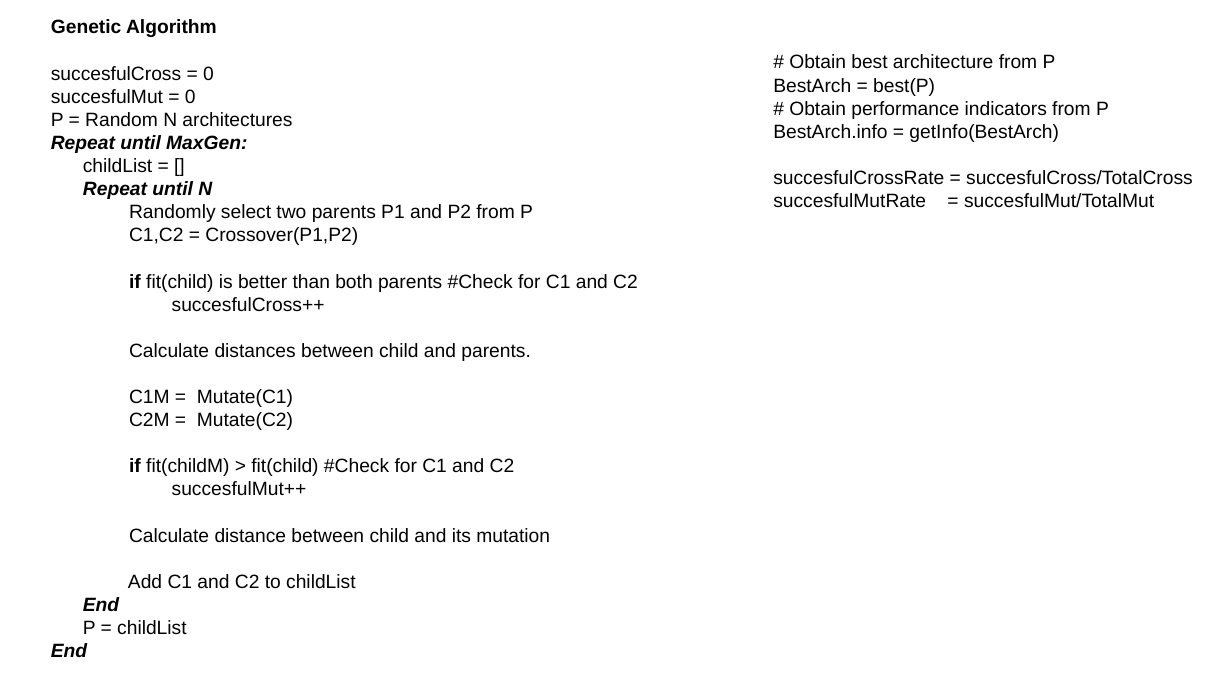
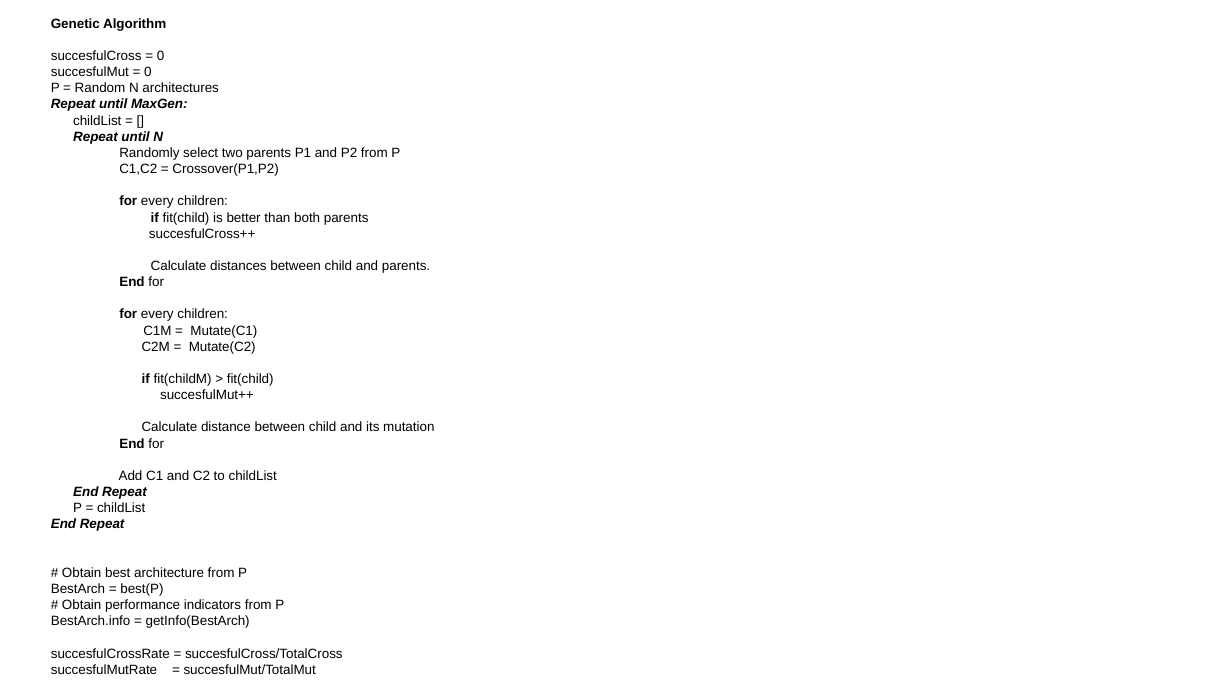
Before and after one commit to m-casillas/Layer_article, a slide deck: slide 6 of Paper_1_Methodology.pptx. Drawn at 1232x693 pixels with LibreOffice and Linux fonts; fonts in the diff are those of the drawing. Boxes give left, top, right and bottom in pixels: in the first picture for what was removed or moved away, otherwise in the second. Text is boxed around its words. In the diff, an @@ line names an element or a change of style, - is before the commit and + after.

```diff
--- a/Paper_1_Methodology.pptx
+++ b/Paper_1_Methodology.pptx
@@ text at <box>51,18,434,512</box>: size 15 to 10.5 pt in "Genetic Algorithm", "succesfulCross = 0", "succesfulMut = 0", "P = Random N architectures" and 13 more places @@
@@ text removed at <box>773,54,1193,208</box> @@
-# Obtain best architecture from P
-BestArch = best(P)
-# Obtain performance indicators from P
-BestArch.info = getInfo(BestArch)
-succesfulCrossRate = succesfulCross/TotalCross
-succesfulMutRate = succesfulMut/TotalMut
@@ text at <box>119,195,369,225</box>: text changed; size 15 to 10.5 pt @@
-if fit(child) is better than both parents #Check for C1 and C2
+for every children:
+if fit(child) is better than both parents
@@ text at <box>119,276,228,321</box>: paragraphs added @@
+End for
+for every children:
@@ text at <box>142,372,274,386</box>: text changed; size 15 to 10.5 pt @@
-if fit(childM) > fit(child) #Check for C1 and C2
+if fit(childM) > fit(child)
@@ text at <box>119,438,164,448</box>: paragraph added @@
+End for
@@ text at <box>73,486,147,499</box>: text changed; size 15 to 10.5 pt @@
-End
+End Repeat
@@ text at <box>51,518,343,674</box>: text changed; size 15 to 10.5 pt; bold off; italic off @@
-End
+End Repeat
+# Obtain best architecture from P
+BestArch = best(P)
+# Obtain performance indicators from P
+BestArch.info = getInfo(BestArch)
+succesfulCrossRate = succesfulCross/TotalCross
+succesfulMutRate = succesfulMut/TotalMut
```
Also in this commit, not shown: 12 other files.
